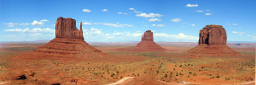
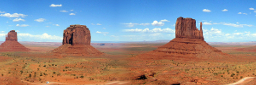
Layer changes from the first 256px x 85px image to the second:
added layer "Calque #1" above "Calque" over [108, 0, 132, 85]
added layer "Calque" above "Monumentvalley.jpg" over [0, 0, 256, 85]
